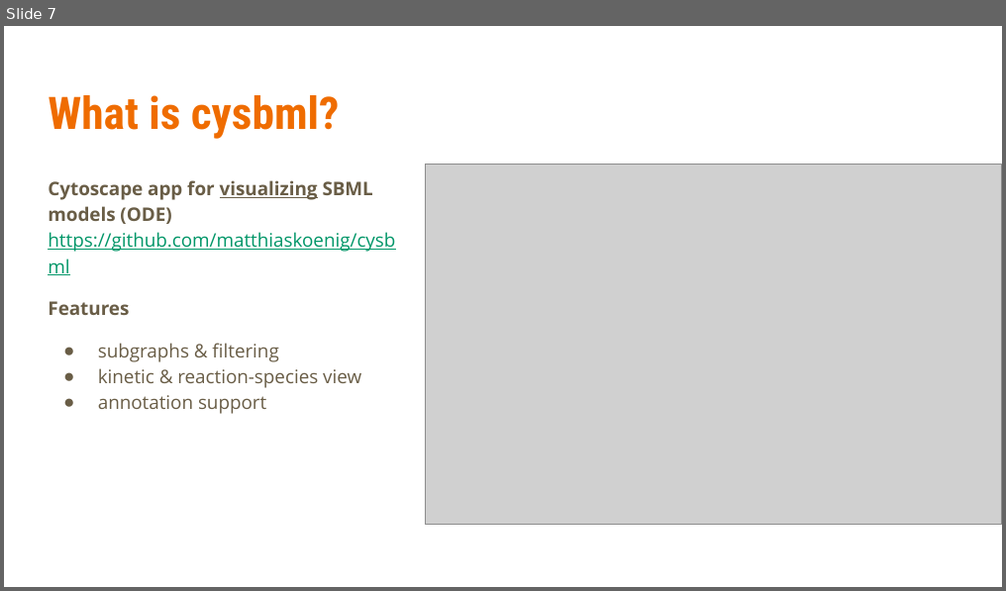
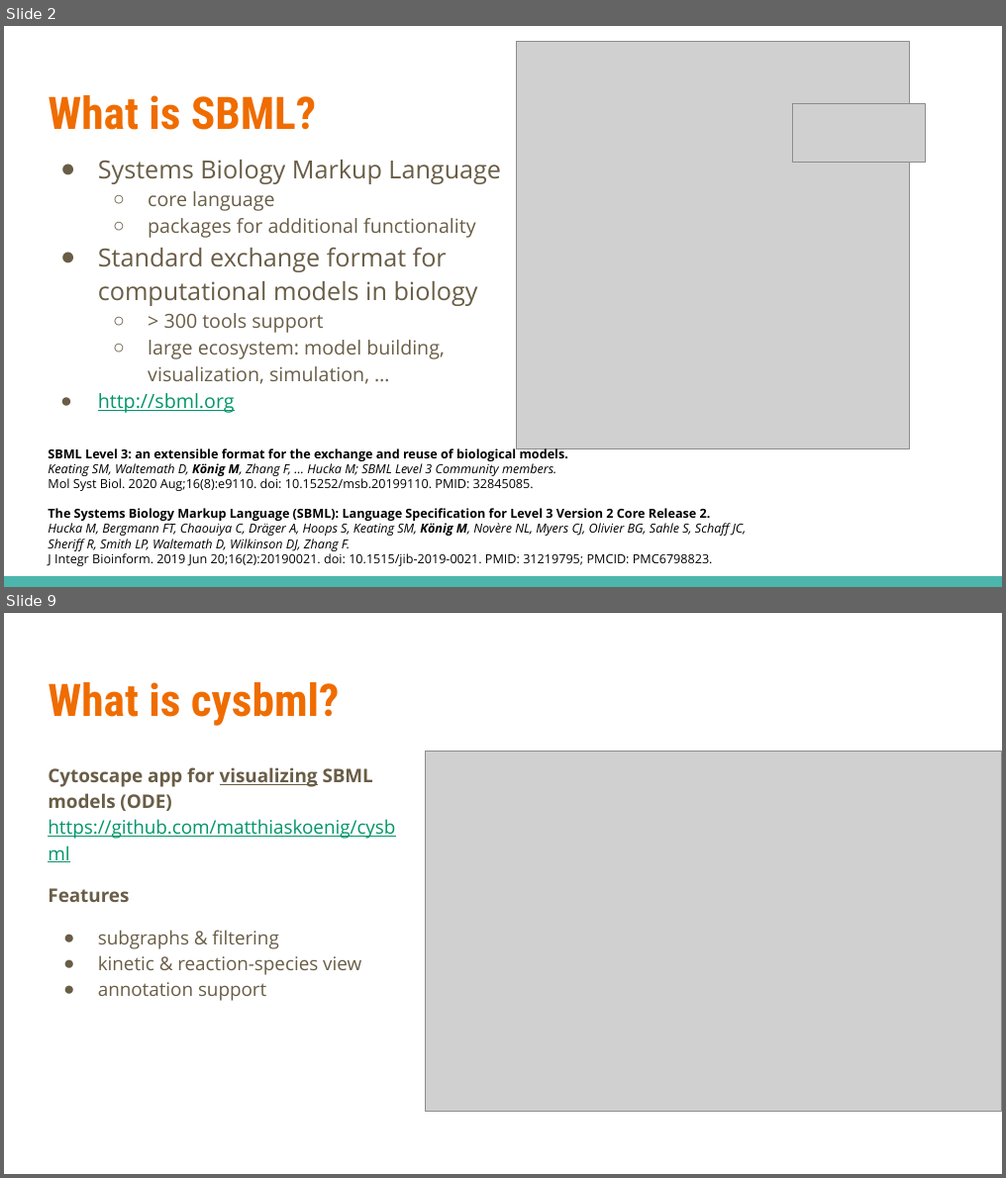
Before and after one commit to matthiaskoenig/sbmlutils, a slide deck: docs/presentations/reproducibility_center_2021/sbmlutils.pptx. Shown one above the other, each under a label of ours: slide 7 before the commit, slides 2 and 9 after it; the slides between them are not shown. The pictures are 1006x591 and 1006x1178 pixels, drawn with LibreOffice and Linux fonts; fonts in the diff are those of the drawing; grey boxes stand for pictures. Boxes give left, top, right and bottom in pixels: in the first picture for what was removed or moved away, otherwise in the second. Text is boxed around its words. In the diff, an @@ line names an element or a change of style, - is before the commit and + after.

```diff
--- a/docs/presentations/reproducibility_center_2021/sbmlutils.pptx
+++ b/docs/presentations/reproducibility_center_2021/sbmlutils.pptx
@@ slide 2 added at [4, 26, 1002, 587], background #FFFFFF @@
@@ picture added at [516, 42, 909, 449] @@
@@ title added at [48, 95, 316, 130], 32.4 pt, text #EF6C00, bold @@
+What is SBML?
@@ picture added at [792, 104, 925, 162] @@
@@ text added at [98, 160, 501, 413], 14 pt, text #695D46 @@
+● Systems Biology Markup Language
+  ○ core language
+  ○ packages for additional functionality
+● Standard exchange format for computational models in biology
+  ○ > 300 tools support
+  ○ large ecosystem: model building, visualization, simulation, …
+● http://sbml.org
@@ text added at [48, 449, 746, 567], 9 pt, text #000000 @@
+SBML Level 3: an extensible format for the exchange and reuse of biological models.
+Keating SM, Waltemath D, König M, Zhang F, ... Hucka M; SBML Level 3 Community members.
+Mol Syst Biol. 2020 Aug;16(8):e9110. doi: 10.15252/msb.20199110. PMID: 32845085.
+The Systems Biology Markup Language (SBML): Language Specification for Level 3 Version 2 Core Release 2.
+Hucka M, Bergmann FT, Chaouiya C, Dräger A, Hoops S, Keating SM, König M, Novère NL, Myers CJ, Olivier BG, Sahle S, Schaff JC, Sheriff R, Smith LP, Waltemath D, Wilkinson DJ, Zhang F.
+J Integr Bioinform. 2019 Jun 20;16(2):20190021. doi: 10.1515/jib-2019-0021. PMID: 31219795; PMCID: PMC6798823.
@@ rectangle added at [4, 576, 1002, 587], fill #4DB6AC @@
@@ what was slide 7 is now slide 9 @@
```
Also in this commit, not shown: 5 slides changed, 2 other slides added, 1 slide removed, 5 other files.
